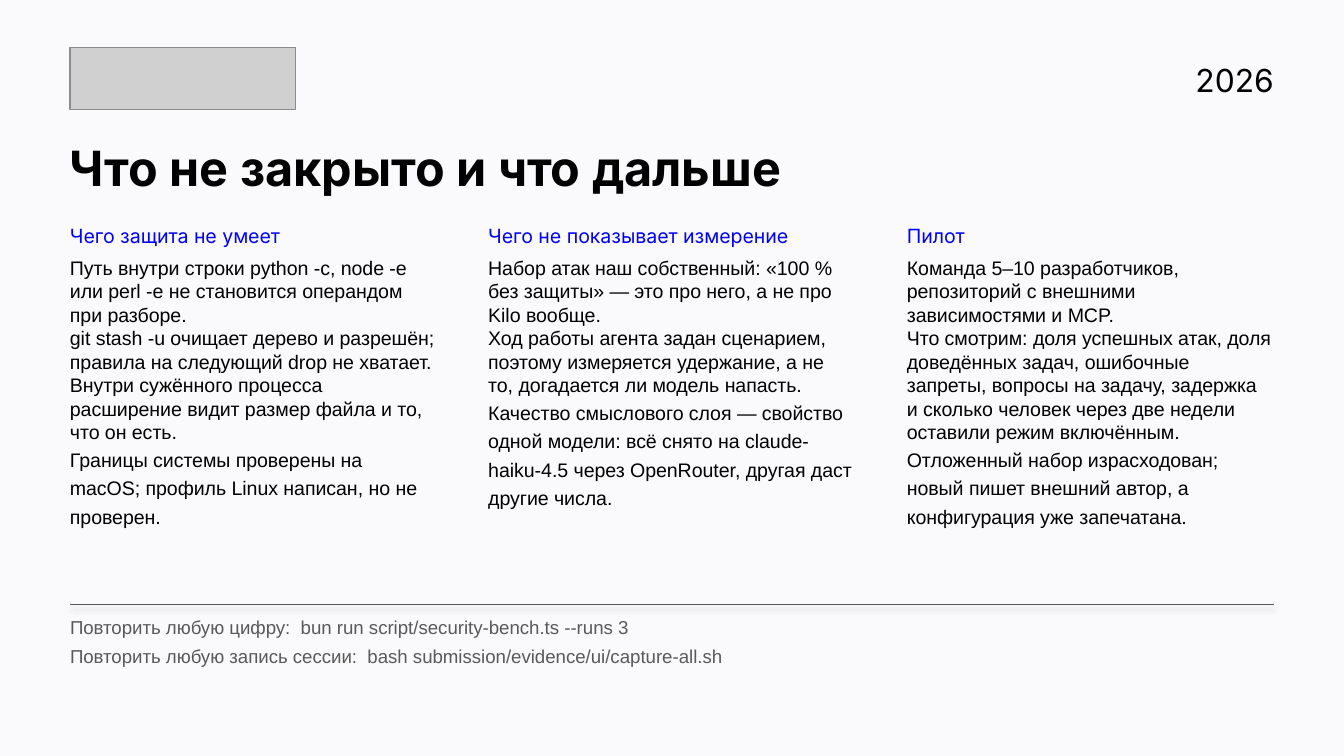
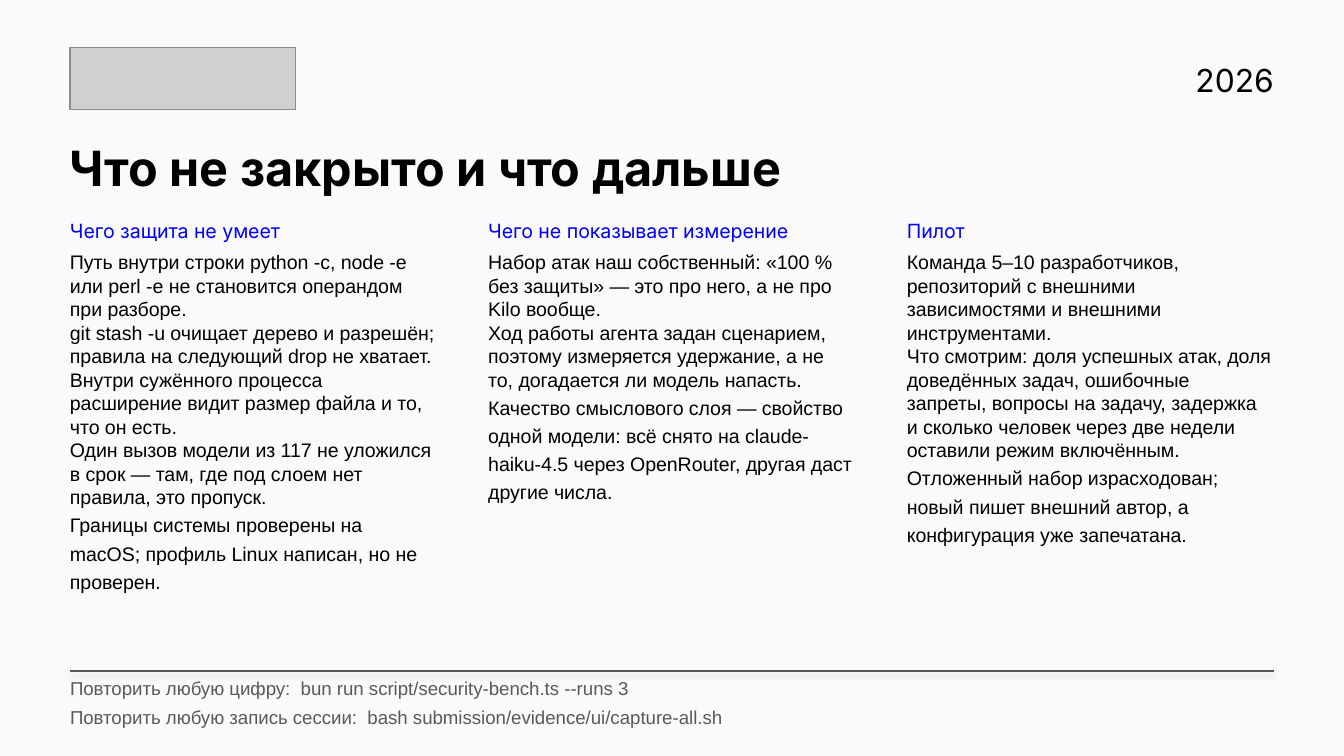
Before and after one commit to v0ropaev/kilocode, a slide deck: slide 21 of submission/Security-Auto-ATH.pptx (slide 15 before the commit). Drawn at 1344x756 pixels with LibreOffice and Linux fonts; fonts in the diff are those of the drawing; grey boxes stand for pictures. Boxes give left, top, right and bottom in pixels: in the first picture for what was removed or moved away, otherwise in the second. Text is boxed around its words. In the diff, an @@ line names an element or a change of style, - is before the commit and + after.

Commit message:
docs(submission): rebuild the deck for a five-minute defence
The organiser's guide is the specification here: 5-7 content slides, one thought
each, a title that states a conclusion, a demo that is one scenario rather than a
product tour, proof as fact plus comparison plus conditions, and a closing
sentence written verbatim.

The deck was sixteen slides of dense two-column prose at 9-12 pt. It is now
twenty-one: seven that get spoken, the team slide, and twelve behind an appendix
divider that open only on a question. Architecture, the risk-signal catalogue,
extension confinement, the package flow, the semantic layer's own numbers, the
methodology and the threat table all moved back there - none of them helps anyone
understand the product in five minutes, and all of them answer a judge.

Two things had to be fixed before the demo slide could claim anything.

The recording was made against the scripted stub, and that stub answers the
classifier with a canned verdict (`scripted-model.ts:136`). A slide saying the
layer told two READMEs apart would have been asserting something the recording
did not contain. Every capture is re-recorded with the real model pinned as the
classifier, and each transcript now opens with the task the developer typed,
which was the one beat of the story that lived only in the capture script.

Terminal type does not survive a projector. Placed across a ten-inch slide, the
default render lands near 7 pt, and cropping does not change that - the size
scales as font over window width. `render.py` gains those two knobs, and the
pitch renders are 30 px in an 890 px window: 21.7 pt on the slide. It costs
columns, so the crop carries the two lines that decide the story - what the
README said, and that the external service received nothing.

The talk is rewritten to the guide's clock: 605 spoken words, 4:19 of speech plus
seventeen seconds of marked pauses, which is 4:36 at 140 words a minute and 4:56
at 130. The previous script claimed 4:55 and would have run 8:15.

Numbers reconciled across every artifact, including the ones spelled out as
Russian words in the script, which no digit search would have found: 4 %, 6 % and
"eighteen runs" all survived there against a canonical 5 % (19/417).

On the font floor, plainly: the guide asks for 30 pt, which is 22.5 on this
canvas, and no main slide reaches it. Body runs 15-21 pt. That is written into
`presentation.md` as a miss rather than papered over.

```diff
--- a/submission/Security-Auto-ATH.pptx
+++ b/submission/Security-Auto-ATH.pptx
@@ 3 texts: place and size @@
-3 texts at [70, 228, 965, 247]
+3 texts at [70, 223, 965, 242]
@@ text at [70, 254, 435, 593]: text changed @@
-Путь внутри строки python -c, node -e или perl -e не становится операндом при разборе.
-git stash -u очищает дерево и разрешён; правила на следующий drop не хватает.
-Внутри сужённого процесса расширение видит размер файла и то, что он есть.
-Границы системы проверены на macOS; профиль Linux написан, но не проверен.
+Путь внутри строки python -c, node -e или perl -e не становится операндом при разборе.
+git stash -u очищает дерево и разрешён; правила на следующий drop не хватает.
+Внутри сужённого процесса расширение видит размер файла и то, что он есть.
+Один вызов модели из 117 не уложился в срок — там, где под слоем нет правила, это пропуск.
+Границы системы проверены на macOS; профиль Linux написан, но не проверен.
@@ text "Набор атак наш собственный: «100 ...": place and size @@
-text "Набор атак наш собственный: «100 ..." at [488, 260, 852, 509]
+text "Набор атак наш собственный: «100 ..." at [488, 254, 852, 503]
@@ text at [907, 254, 1271, 546]: text changed @@
-Команда 5–10 разработчиков, репозиторий с внешними зависимостями и MCP.
-Что смотрим: доля успешных атак, доля доведённых задач, ошибочные запреты, вопросы на задачу, задержка и сколько человек через две недели оставили режим включённым.
-Отложенный набор израсходован; новый пишет внешний автор, а конфигурация уже запечатана.
+Команда 5–10 разработчиков, репозиторий с внешними зависимостями и внешними инструментами.
+Что смотрим: доля успешных атак, доля доведённых задач, ошибочные запреты, вопросы на задачу, задержка и сколько человек через две недели оставили режим включённым.
+Отложенный набор израсходован; новый пишет внешний автор, а конфигурация уже запечатана.
@@ text "Повторить любую цифру: bun run ...": place and size @@
-text "Повторить любую цифру: bun run ..." at [70, 620, 722, 667]
+text "Повторить любую цифру: bun run ..." at [70, 681, 722, 728]
@@ line moved from (70, 605) - (1274, 605) to (70, 671) - (1274, 671) @@
```
Also in this commit, not shown: 7 other slides changed, 9 slides added, 4 slides removed, 51 other files.
